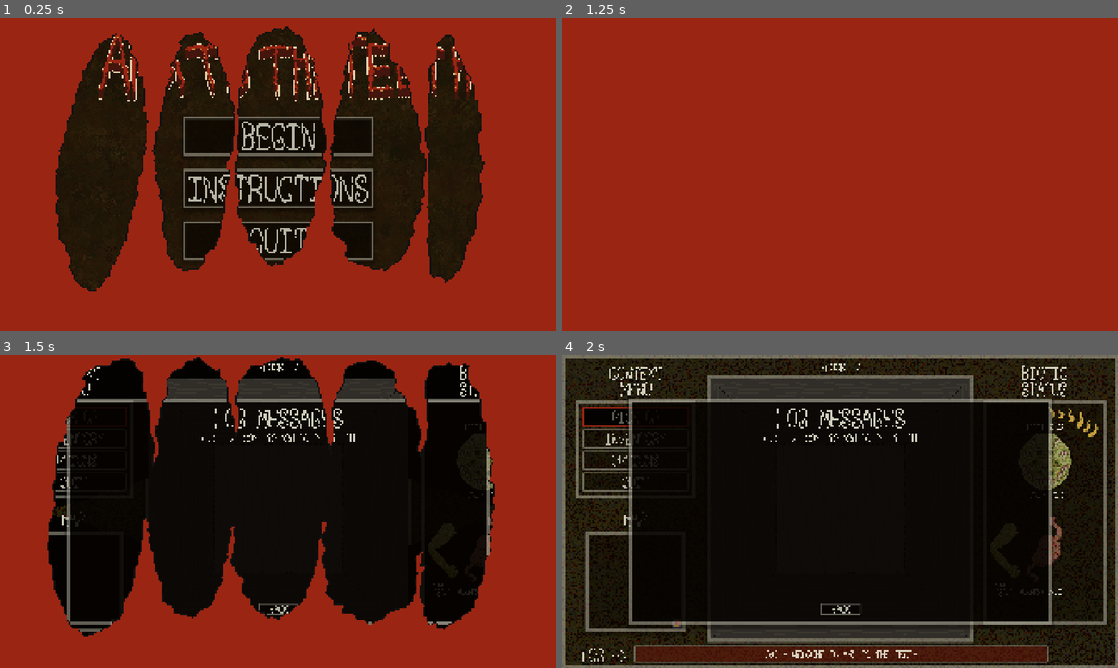
Above: before the commit, frames 1-4 (two rows, left to right).
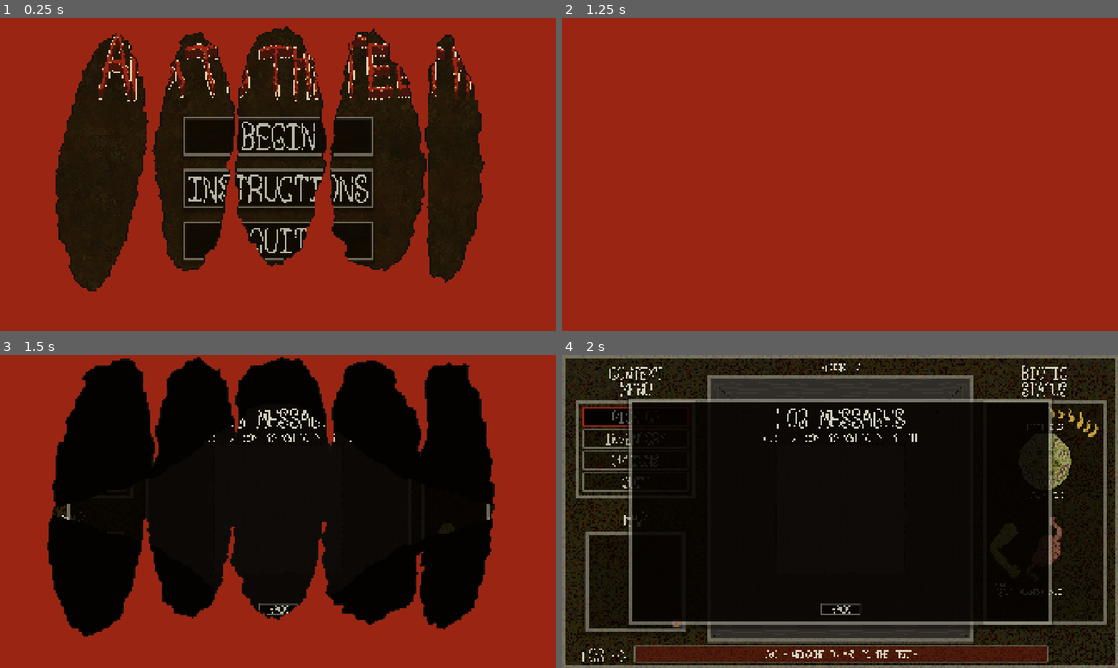
Above: after the commit, the same moments.

Repository: sym-z/arm-to-the-teeth
Game: Godot game, scene res://scenes/main_menu/main_menu.tscn
The game is run twice, just before and just after one commit, with the same random seed, the same clock (stepped at 60 frames per second) and the same inputs.
Inputs (mouse positions are in pixels of both pictures, inside the frame that each line leads up to):
- Up to frame 1 (0.25 s): no input
- Up to frame 2 (1.25 s): click "BEGIN" at 0.5 s
- Up to frame 3 (1.5 s): move the mouse to (278, 652) at 1.27 s; hold D (turn_right) from 1.28 s (still down); hold Space (pick_up) from 1.28 s (still down); click (278, 652) at 1.42 s
- Up to frame 4 (2 s): keep holding D (turn_right); keep holding Space (pick_up)

Frames 1-2 are identical in both runs. In frame 3, 4.3% of the frame differs, in the area x 8-89%, y 2-89%; in frame 4, nothing differs.

Commit message:
put all transition ui effects under common canvaslayer

Diff:
--- a/src/prefabs/ui/ui.tscn
+++ b/src/prefabs/ui/ui.tscn
@@ -75,145 +75,6 @@
 [ext_resource type="StyleBox" uid="uid://c15xk3r1oe0vi" path="res://themes/general/ui_containers_transparent_no_shadow.tres" id="70_jvrmo"]
 [ext_resource type="StyleBox" uid="uid://dwveivsufdo5t" path="res://themes/general/ui_containers_transparent.tres" id="73_bsq4w"]
 
-[sub_resource type="SpriteFrames" id="SpriteFrames_u5l0a"]
-animations = [{
-"frames": [{
-"duration": 1.0,
-"texture": ExtResource("3_b1ex4")
-}, {
-"duration": 1.0,
-"texture": ExtResource("4_mpgui")
-}, {
-"duration": 1.0,
-"texture": ExtResource("5_3mq63")
-}, {
-"duration": 1.0,
-"texture": ExtResource("6_otlga")
-}, {
-"duration": 1.0,
-"texture": ExtResource("7_vbomq")
-}, {
-"duration": 1.0,
-"texture": ExtResource("8_nc4rq")
-}, {
-"duration": 1.0,
-"texture": ExtResource("9_1o0dj")
-}, {
-"duration": 1.0,
-"texture": ExtResource("10_0kdjk")
-}, {
-"duration": 1.0,
-"texture": ExtResource("11_7mggq")
-}, {
-"duration": 1.0,
-"texture": ExtResource("12_abryy")
-}, {
-"duration": 1.0,
-"texture": ExtResource("13_c8ccg")
-}, {
-"duration": 1.0,
-"texture": ExtResource("14_aoepl")
-}, {
-"duration": 1.0,
-"texture": ExtResource("15_smb0g")
-}, {
-"duration": 1.0,
-"texture": ExtResource("16_kfeyr")
-}],
-"loop": false,
-"name": &"default",
-"speed": 20.0
-}]
-
-[sub_resource type="SpriteFrames" id="SpriteFrames_m0h0r"]
-animations = [{
-"frames": [{
-"duration": 1.0,
-"texture": ExtResource("17_wcb55")
-}, {
-"duration": 1.0,
-"texture": ExtResource("18_bfx8m")
-}, {
-"duration": 1.0,
-"texture": ExtResource("19_0a1xg")
-}, {
-"duration": 1.0,
-"texture": ExtResource("20_07iut")
-}, {
-"duration": 1.0,
-"texture": ExtResource("21_a0gks")
-}, {
-"duration": 1.0,
-"texture": ExtResource("22_hg2lu")
-}, {
-"duration": 1.0,
-"texture": ExtResource("23_3dlba")
-}, {
-"duration": 1.0,
-"texture": ExtResource("24_jvrmo")
-}, {
-"duration": 1.0,
-"texture": ExtResource("25_bsq4w")
-}, {
-"duration": 1.0,
-"texture": ExtResource("26_hjeeh")
-}, {
-"duration": 1.0,
-"texture": ExtResource("27_ukgtl")
-}, {
-"duration": 1.0,
-"texture": ExtResource("28_6bp04")
-}, {
-"duration": 1.0,
-"texture": ExtResource("29_u5l0a")
-}, {
-"duration": 1.0,
-"texture": ExtResource("30_3tf8r")
-}, {
-"duration": 1.0,
-"texture": ExtResource("31_1dnbl")
-}, {
-"duration": 1.0,
-"texture": ExtResource("32_38ywx")
-}, {
-"duration": 1.0,
-"texture": ExtResource("33_76mk3")
-}, {
-"duration": 1.0,
-"texture": ExtResource("34_lge0c")
-}, {
-"duration": 1.0,
-"texture": ExtResource("35_r731v")
-}, {
-"duration": 1.0,
-"texture": ExtResource("36_p3cfc")
-}, {
-"duration": 1.0,
-"texture": ExtResource("37_2nc7n")
-}, {
-"duration": 1.0,
-"texture": ExtResource("38_xevvd")
-}, {
-"duration": 1.0,
-"texture": ExtResource("39_qmh41")
-}, {
-"duration": 1.0,
-"texture": ExtResource("40_r2244")
-}, {
-"duration": 1.0,
-"texture": ExtResource("41_nuxg6")
-}, {
-"duration": 1.0,
-"texture": ExtResource("42_3t8s0")
-}, {
-"duration": 1.0,
-"texture": ExtResource("43_nrubd")
-}],
-"loop": false,
-"name": &"default",
-"speed": 15.0
-}]
-
 [sub_resource type="AtlasTexture" id="AtlasTexture_rod3w"]
 atlas = ExtResource("27_b1ex4")
 region = Rect2(0, 0, 112, 112)
@@ -700,9 +561,148 @@
 shadow_size = 12
 shadow_offset = Vector2(0, 8)
 
+[sub_resource type="SpriteFrames" id="SpriteFrames_u5l0a"]
+animations = [{
+"frames": [{
+"duration": 1.0,
+"texture": ExtResource("3_b1ex4")
+}, {
+"duration": 1.0,
+"texture": ExtResource("4_mpgui")
+}, {
+"duration": 1.0,
+"texture": ExtResource("5_3mq63")
+}, {
+"duration": 1.0,
+"texture": ExtResource("6_otlga")
+}, {
+"duration": 1.0,
+"texture": ExtResource("7_vbomq")
+}, {
+"duration": 1.0,
+"texture": ExtResource("8_nc4rq")
+}, {
+"duration": 1.0,
+"texture": ExtResource("9_1o0dj")
+}, {
+"duration": 1.0,
+"texture": ExtResource("10_0kdjk")
+}, {
+"duration": 1.0,
+"texture": ExtResource("11_7mggq")
+}, {
+"duration": 1.0,
+"texture": ExtResource("12_abryy")
+}, {
+"duration": 1.0,
+"texture": ExtResource("13_c8ccg")
+}, {
+"duration": 1.0,
+"texture": ExtResource("14_aoepl")
+}, {
+"duration": 1.0,
+"texture": ExtResource("15_smb0g")
+}, {
+"duration": 1.0,
+"texture": ExtResource("16_kfeyr")
+}],
+"loop": false,
+"name": &"default",
+"speed": 20.0
+}]
+
+[sub_resource type="SpriteFrames" id="SpriteFrames_m0h0r"]
+animations = [{
+"frames": [{
+"duration": 1.0,
+"texture": ExtResource("17_wcb55")
+}, {
+"duration": 1.0,
+"texture": ExtResource("18_bfx8m")
+}, {
+"duration": 1.0,
+"texture": ExtResource("19_0a1xg")
+}, {
+"duration": 1.0,
+"texture": ExtResource("20_07iut")
+}, {
+"duration": 1.0,
+"texture": ExtResource("21_a0gks")
+}, {
+"duration": 1.0,
+"texture": ExtResource("22_hg2lu")
+}, {
+"duration": 1.0,
+"texture": ExtResource("23_3dlba")
+}, {
+"duration": 1.0,
+"texture": ExtResource("24_jvrmo")
+}, {
+"duration": 1.0,
+"texture": ExtResource("25_bsq4w")
+}, {
+"duration": 1.0,
+"texture": ExtResource("26_hjeeh")
+}, {
+"duration": 1.0,
+"texture": ExtResource("27_ukgtl")
+}, {
+"duration": 1.0,
+"texture": ExtResource("28_6bp04")
+}, {
+"duration": 1.0,
+"texture": ExtResource("29_u5l0a")
+}, {
+"duration": 1.0,
+"texture": ExtResource("30_3tf8r")
+}, {
+"duration": 1.0,
+"texture": ExtResource("31_1dnbl")
+}, {
+"duration": 1.0,
+"texture": ExtResource("32_38ywx")
+}, {
+"duration": 1.0,
+"texture": ExtResource("33_76mk3")
+}, {
+"duration": 1.0,
+"texture": ExtResource("34_lge0c")
+}, {
+"duration": 1.0,
+"texture": ExtResource("35_r731v")
+}, {
+"duration": 1.0,
+"texture": ExtResource("36_p3cfc")
+}, {
+"duration": 1.0,
+"texture": ExtResource("37_2nc7n")
+}, {
+"duration": 1.0,
+"texture": ExtResource("38_xevvd")
+}, {
+"duration": 1.0,
+"texture": ExtResource("39_qmh41")
+}, {
+"duration": 1.0,
+"texture": ExtResource("40_r2244")
+}, {
+"duration": 1.0,
+"texture": ExtResource("41_nuxg6")
+}, {
+"duration": 1.0,
+"texture": ExtResource("42_3t8s0")
+}, {
+"duration": 1.0,
+"texture": ExtResource("43_nrubd")
+}],
+"loop": false,
+"name": &"default",
+"speed": 15.0
+}]
+
 [node name="UI" type="CanvasLayer" node_paths=PackedStringArray("chomp_transition", "pickup_button", "inventory_button" …(638 unchanged characters)…
 script = ExtResource("1_gxjsb")
-chomp_transition = NodePath("Chomp Layer/Chomp Transition")
+chomp_transition = NodePath("Transition Layer/Chomp Transition")
 pickup_button = NodePath("Context Menu/Context Menu Container/Button Container/Pick Up")
 inventory_button = NodePath("Context Menu/Context Menu Container/Button Container/Inventory")
 options_button = NodePath("Context Menu/Context Menu Container/Button Container/Options")
@@ -736,25 +736,14 @@
 arm_cond_1 = NodePath("Stat Showcase/Condition Label 1")
 arm_cond_2 = NodePath("Stat Showcase/Condition Label 2")
 key_slot = NodePath("Stat Showcase/Key Slot")
-eye_anim = NodePath("Eye Transition")
-gate_anim = NodePath("Gate Transition")
+eye_anim = NodePath("Transition Layer/Eye Transition")
+gate_anim = NodePath("Transition Layer/Gate Transition")
 gate_notif_container = NodePath("Gate Notification/Gate Notification Container")
 speaker = NodePath("Speaker")
 
 [node name="Combat Viewport" parent="." node_paths=PackedStringArray("root_ui") instance=ExtResource("18_hvfel")]
 visible = false
 root_ui = NodePath("..")
-
-[node name="Eye Transition" type="AnimatedSprite2D" parent="."]
-sprite_frames = SubResource("SpriteFrames_u5l0a")
-centered = false
-
-[node name="Gate Transition" type="AnimatedSprite2D" parent="."]
-visible = false
-position = Vector2(512, 92)
-sprite_frames = SubResource("SpriteFrames_m0h0r")
-centered = false
-offset = Vector2(0, -10)
 
 [node name="Background" type="TextureRect" parent="."]
 visible = false
@@ -1362,10 +1351,21 @@
 [node name="Speaker" type="AudioStreamPlayer" parent="."]
 max_polyphony = 4
 
-[node name="Chomp Layer" type="CanvasLayer" parent="."]
+[node name="Transition Layer" type="CanvasLayer" parent="."]
 layer = 4
 
-[node name="Chomp Transition" parent="Chomp Layer" instance=ExtResource("69_0a1xg")]
+[node name="Eye Transition" type="AnimatedSprite2D" parent="Transition Layer"]
+sprite_frames = SubResource("SpriteFrames_u5l0a")
+centered = false
+
+[node name="Chomp Transition" parent="Transition Layer" instance=ExtResource("69_0a1xg")]
+
+[node name="Gate Transition" type="AnimatedSprite2D" parent="Transition Layer"]
+visible = false
+position = Vector2(512, 92)
+sprite_frames = SubResource("SpriteFrames_m0h0r")
+centered = false
+offset = Vector2(0, -10)
 
 [node name="Dungeon Viewport Style Box" type="CanvasLayer" parent="."]
 layer = 0
